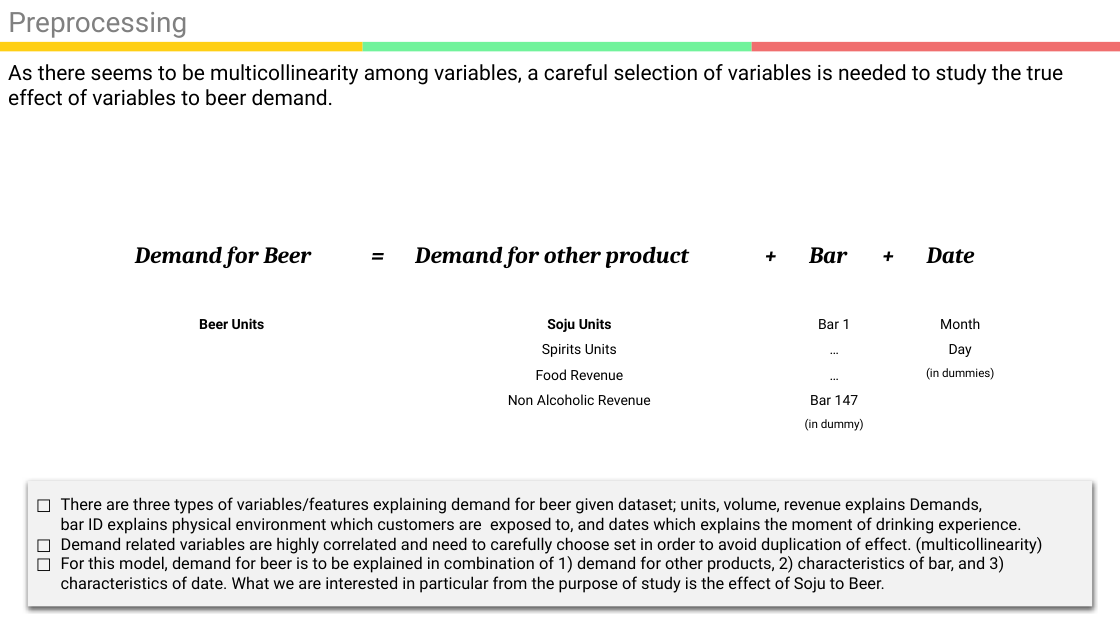
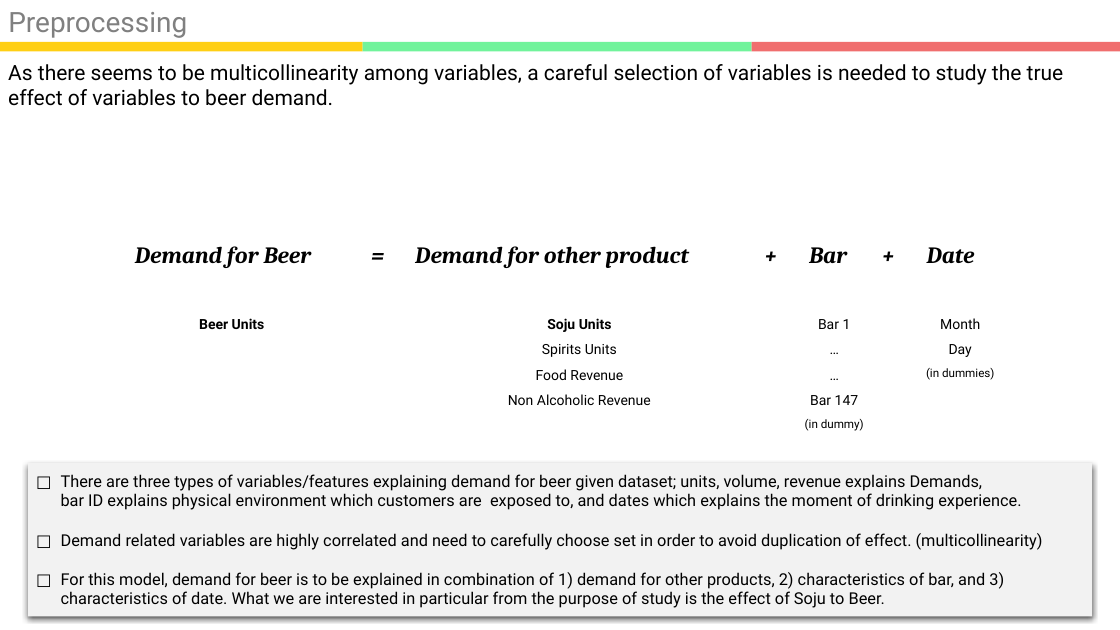
Before and after one commit to kookoowaa/Projects, a slide deck: slide 13 of WB project/Analysis Report.pptx (slide 14 before the commit). Drawn at 1120x630 pixels with LibreOffice and Linux fonts; fonts in the diff are those of the drawing. Boxes give left, top, right and bottom in pixels: in the first picture for what was removed or moved away, otherwise in the second. Text is boxed around its words. In the diff, an @@ line names an element or a change of style, - is before the commit and + after.

```diff
--- a/WB project/Analysis Report.pptx
+++ b/WB project/Analysis Report.pptx
@@ rectangle "□ There are three types ...": place and size @@
-rectangle "□ There are three types ..." at [28, 481, 1092, 607]
+rectangle "□ There are three types ..." at [28, 463, 1092, 617]
```
Also in this commit, not shown: 8 other slides changed, 6 slides added, 6 slides removed, 6 other files.
